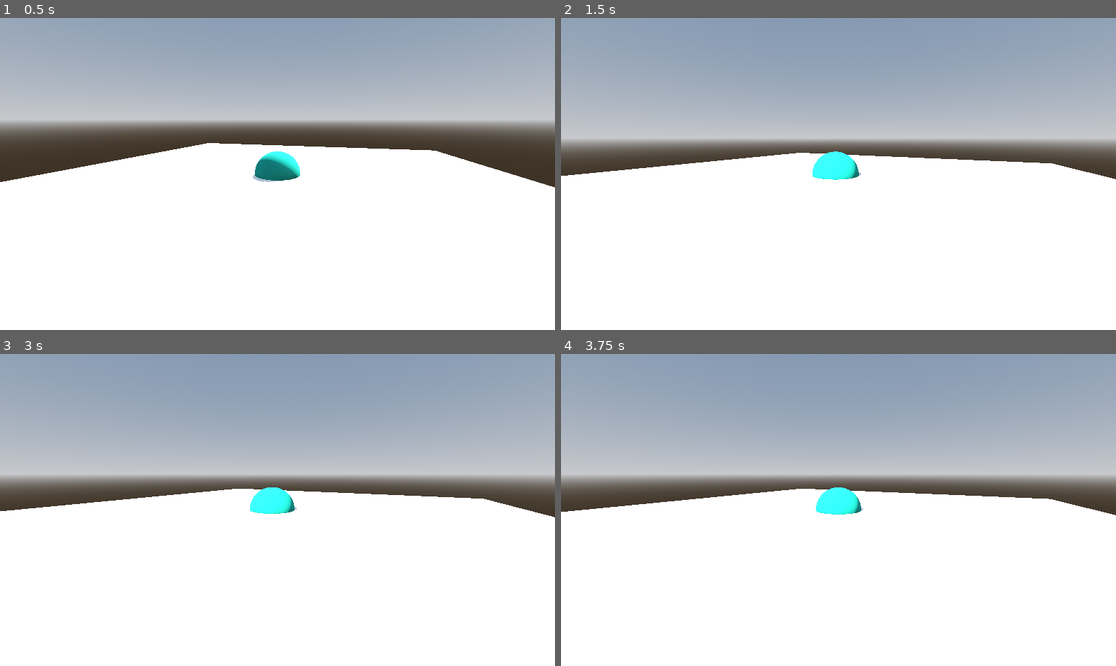
Above: before the commit, frames 1-4 (two rows, left to right).
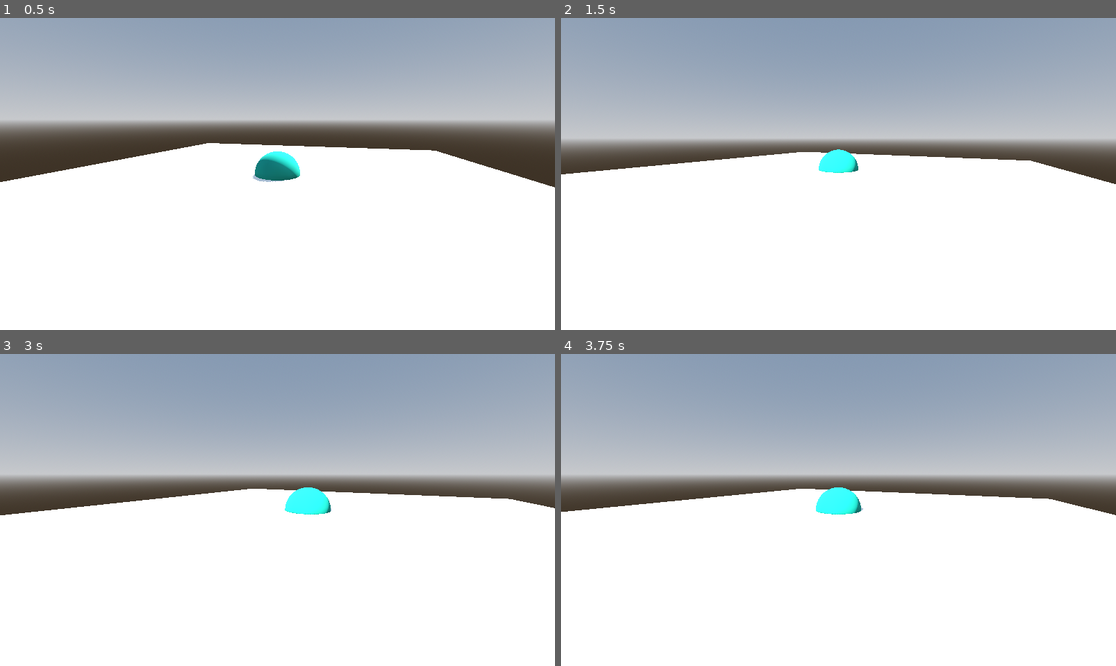
Above: after the commit, the same moments.

Repository: tyson-nw/godot_FreeLookCamera
Game: Godot game, scene res://Scenes/world.tscn
The game is run twice, just before and just after one commit, with the same random seed, the same clock (stepped at 60 frames per second) and the same inputs.
Inputs (mouse positions are in pixels of both pictures, inside the frame that each line leads up to):
- Up to frame 1 (0.5 s): no input
- Up to frame 2 (1.5 s): tap Enter at 0.5 s; move the mouse to (960, 158) at 0.52 s; tap Middle mouse button (flc_activate_zoom) at 0.6 s; click (960, 158) at 0.67 s; tap Space at 1.25 s; move the mouse to (727, 189) at 1.27 s; tap S (flc_camera_back) at 1.35 s; click (727, 189) at 1.42 s
- Up to frame 3 (3 s): tap Enter at 2 s; move the mouse to (333, 441) at 2.02 s; tap W (flc_camera_foreward) at 2.1 s; click (333, 441) at 2.17 s; tap Space at 2.75 s; move the mouse to (249, 572) at 2.77 s; tap A (flc_camera_left) at 2.85 s; click (249, 572) at 2.92 s
- Up to frame 4 (3.75 s): tap Enter at 3.5 s; move the mouse to (1005, 556) at 3.52 s; tap D (flc_camera_right) at 3.6 s; click (1005, 556) at 3.67 s

Frame 1 is identical in both runs. In frame 2, 0.8% of the frame differs, in the area x 0-100%, y 42-54%; in frame 3, 1.8%, in the area x 0-100%, y 42-53%; in frame 4, less than 0.1%.

Commit message:
pivots dolly to move in relation to camera direction

Diff:
--- a/Scripts/FreeLookCamera.gd
+++ b/Scripts/FreeLookCamera.gd
@@ -11,6 +11,7 @@
 @export_range(0,100,1) var max_zoom : int = 10
 @export_range(0,20,1) var start_zoom : int = 4
 @export var show_target : bool = false
+@export var lock_dolly : bool = false
 
 @onready var dolly : Node3D = $Dolly
 @onready var horizontal_pivot = $Dolly/HorizontalPivot
@@ -37,7 +38,12 @@
 func _ready() -> void :
 	target.visible = show_target
 	vertical_pivot.rotation.x = deg_to_rad(-start_elevation)
-	horizontal_pivot.rotation.y = deg_to_rad(starting_rotation)
+
+	if lock_dolly :
+		horizontal_pivot.rotation.y = deg_to_rad(starting_rotation)
+	else:
+		dolly.rotation.y = deg_to_rad(starting_rotation)
+
 	cam.translate_object_local(Vector3.BACK * start_zoom)
 	mapinputs()
 
@@ -49,7 +55,6 @@
 			printerr(action + " already mapped")
 		else :
 			InputMap.add_action(action)
-			print(action)
 		for key in key_controls[action]:
 			ev = InputEventKey.new()
 			ev.keycode = key
@@ -60,7 +65,6 @@
 			printerr(action + " already mapped")
 		else :
 			InputMap.add_action(action)
-			print(action)
 		for key in mouse_controls[action]:
 			ev = InputEventMouseButton.new()
 			ev.button_index = key
@@ -81,16 +85,29 @@
 
 	zoom(delta)
 
+# controls the movement of the dolly
 func horizontalmove(delta) -> void :
 	var direction := Input.get_vector("flc_camera_left","flc_camera_right","flc_camera_foreward","flc_camera_back")
-	var direction3d := Vector3(direction.x,0,direction.y)
-	dolly.position += direction3d	* delta * dolly_speed
+	var direction3d := Vector3(direction.x, 0, direction.y)
 
+	if lock_dolly :
+		dolly.position += direction3d * delta * dolly_speed
+	else:
+		dolly.translate_object_local(direction3d * zoom_speed * delta)
+		# get direction currently pointing
+		# get direction of input
+
+		# move relative to currently pointing direction.
+		pass
+
+# controls horizontal swing
 func horizontalswing(delta) -> void:
 	var pivotby : float = Input.get_last_mouse_velocity().x * delta * rotation_speed
-	horizontal_pivot.rotation.y = horizontal_pivot.rotation.y + pivotby
-	#var pivotby = horizontal_pivot.rotation.y + (Input.get_last_mouse_velocity().x * delta * rotation_speed)
-	#horizontal_pivot.rotate.y = clamp(pivotby, deg_to_rad(min_elevation), deg_to_rad(max_elevation))
+	if lock_dolly :
+		horizontal_pivot.rotation.y = horizontal_pivot.rotation.y + pivotby
+	else:
+		dolly.rotation.y = dolly.rotation.y + pivotby
+
 
 func verticalswing(delta)-> void:
 	var pivotby : float = Input.get_last_mouse_velocity().y * delta * rotation_speed
Not shown, changed: README.md
Not shown, added: Scenes/wor826B.tmp
